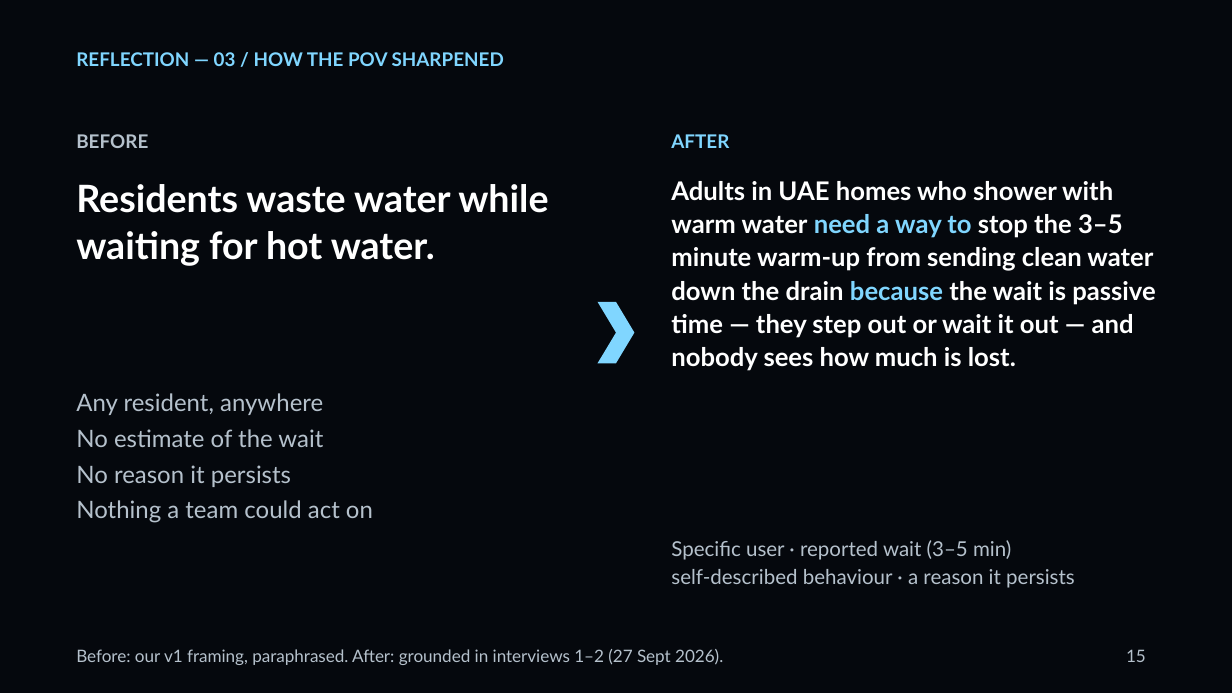
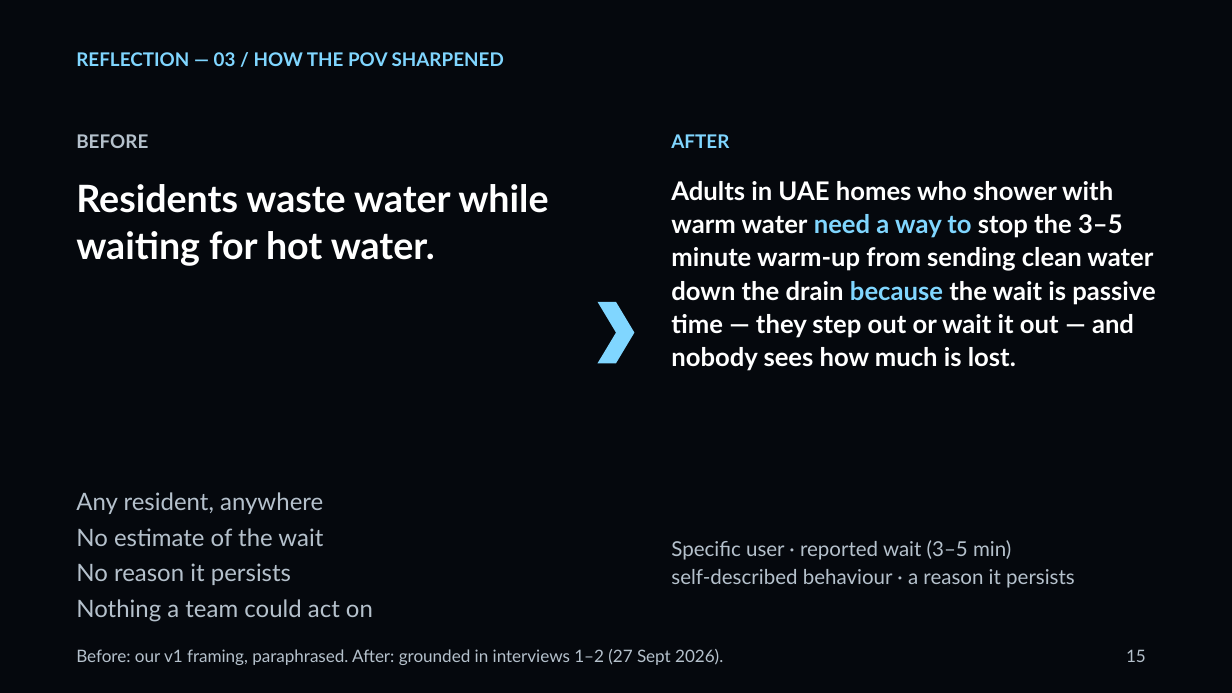
Before and after one commit to nour256/sdsds, a slide deck: slide 15 of IEN_301_Project_1_v2.pptx. Drawn at 1232x693 pixels with LibreOffice and Linux fonts; fonts in the diff are those of the drawing. Boxes give left, top, right and bottom in pixels: in the first picture for what was removed or moved away, otherwise in the second. Text is boxed around its words. In the diff, an @@ line names an element or a change of style, - is before the commit and + after.

```diff
--- a/IEN_301_Project_1_v2.pptx
+++ b/IEN_301_Project_1_v2.pptx
@@ text "Any resident, anywhere": place and size @@
-text "Any resident, anywhere" at [76, 393, 373, 523]
+text "Any resident, anywhere" at [76, 492, 373, 622]
@@ text "Any resident, anywhere" at [76, 492, 373, 622]: vertical alignment top to bottom @@
```
Also in this commit, not shown: 8 other slides changed, 4 other files.
